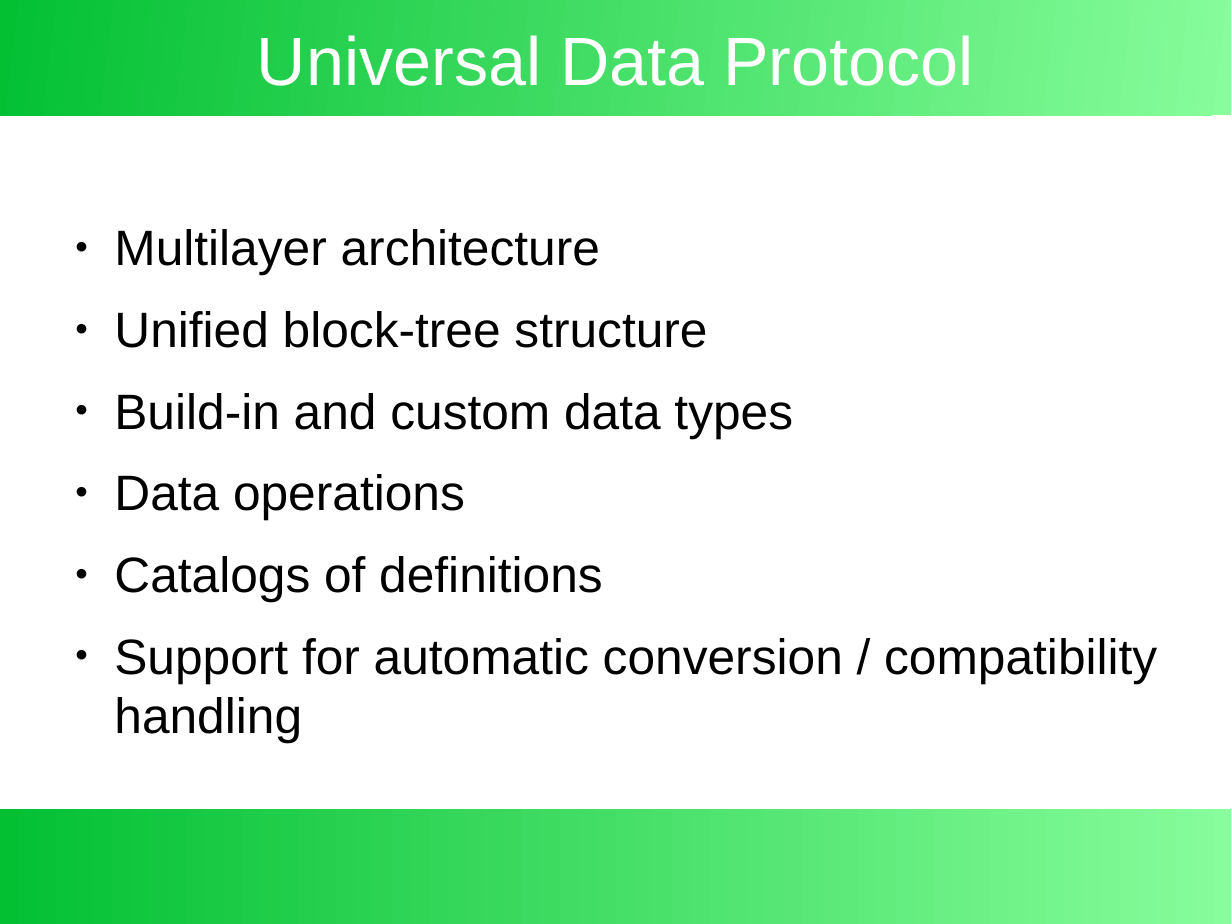
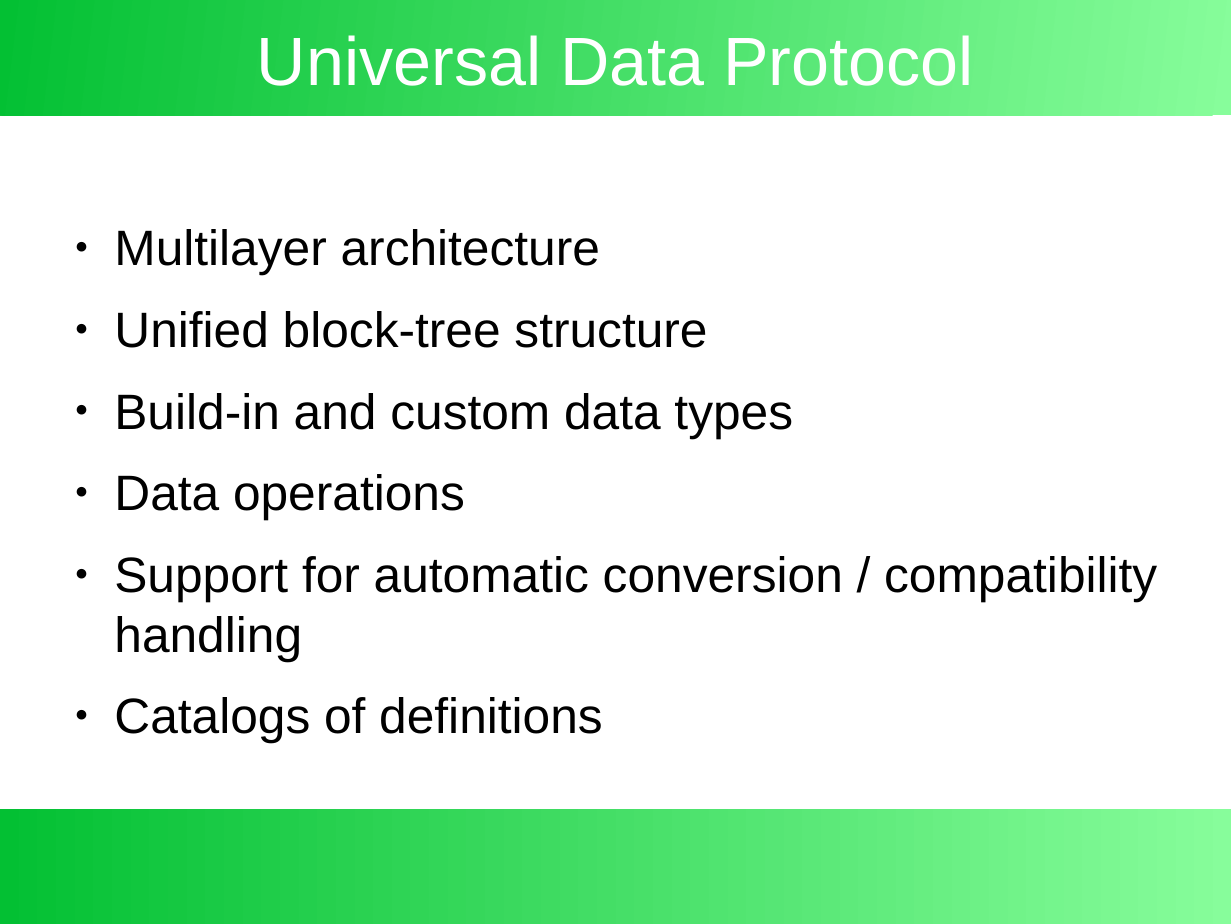
Before and after one commit to exbin/exbin-doc, a slide deck: slide 7 of presentation/exbin-overview.odp. Drawn at 1232x924 pixels with LibreOffice and Linux fonts; fonts in the diff are those of the drawing. Boxes give left, top, right and bottom in pixels: in the first picture for what was removed or moved away, otherwise in the second. Text is boxed around its words. In the diff, an @@ line names an element or a change of style, - is before the commit and + after.

Commit message:
Overview presentation - 4

```diff
--- a/presentation/exbin-overview.odp
+++ b/presentation/exbin-overview.odp
@@ text at (114,556,1157,661): paragraph added @@
+● Support for automatic conversion / compatibility handling
@@ text at (114,638,1157,743): paragraph removed @@
-● Support for automatic conversion / compatibility handling
```
Also in this commit, not shown: 1 other file.
